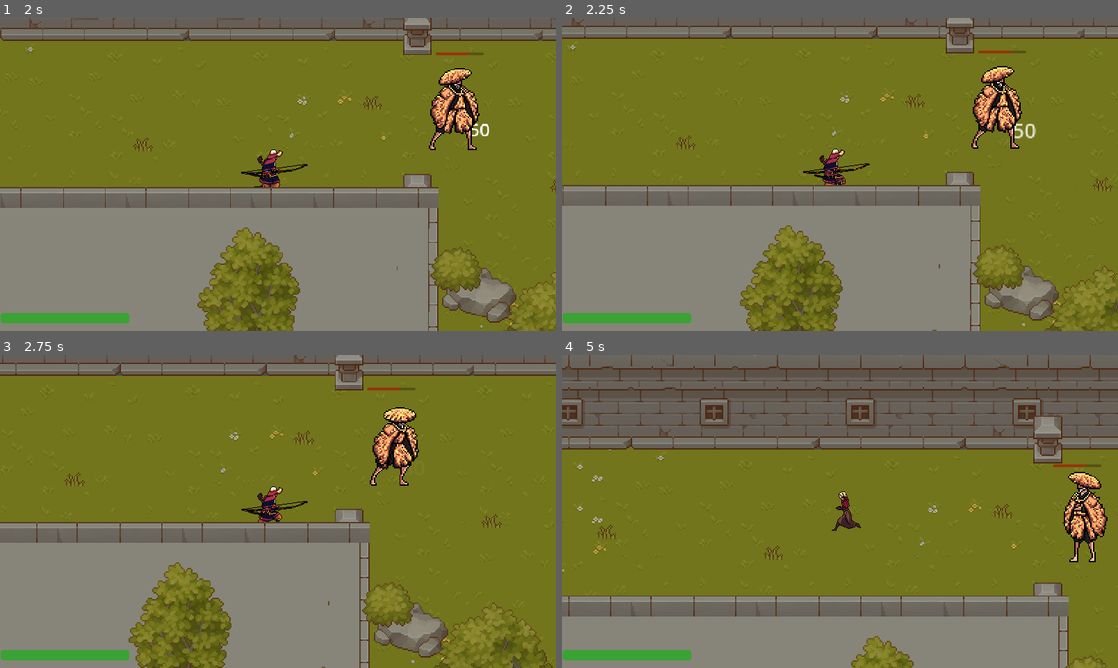
Above: before the commit, frames 1-4 (two rows, left to right).
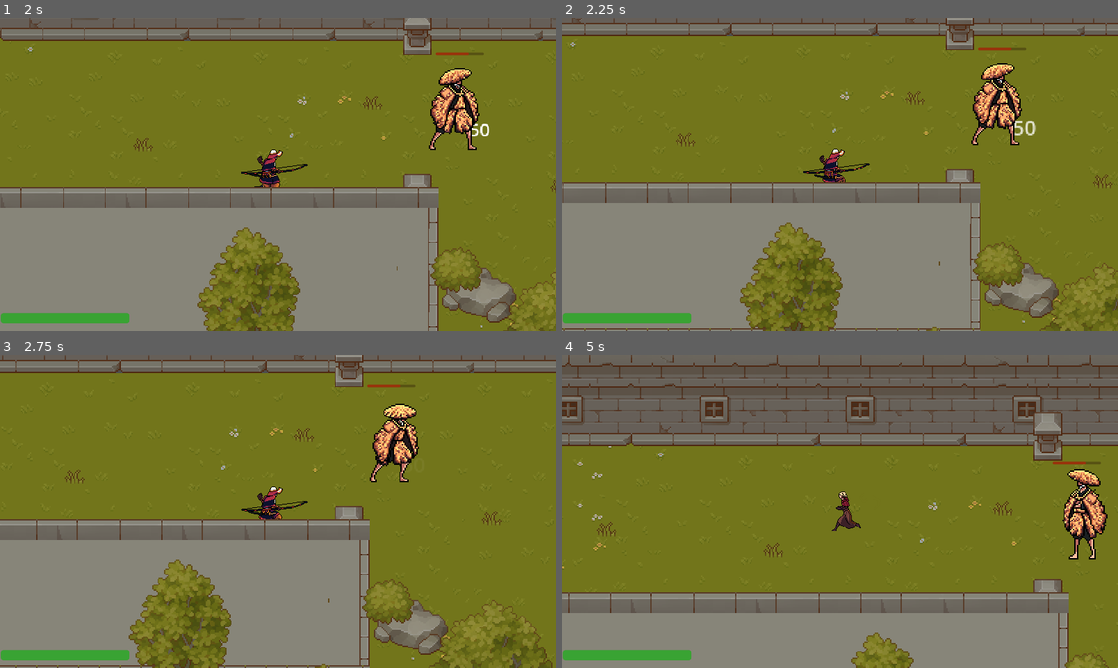
Above: after the commit, the same moments.

Repository: AugustanaCSC380January2024/final-game-jeager
Game: Godot game, scene res://scenes/levels/level_1.tscn
Same seed, same stepped clock (60 frames per second), same inputs: the game is played once before the commit and once after it.
Inputs:
- Up to frame 1 (2 s): tap Space (normal attack) at 0.5, 1.25 s; hold D (move right) 0.53-1.28 s; tap 1 (character 1 selected) at 0.6 s; hold S (move down) from 1.28 s (still down); tap 2 (character 2 selected) at 1.35 s
- Up to frame 2 (2.25 s): release S (move down) at 2.03 s; hold D (move right) from 2.03 s (still down); tap 3 (character 3 selected) at 2.1 s
- Up to frame 3 (2.75 s): keep holding D (move right)
- Up to frame 4 (5 s): release D (move right) at 2.78 s; hold W (move up) 2.78-3.53 s; tap Space (normal attack) at 2.85, 3.5, 4.25 s; hold A (move left) from 3.53 s (still down); tap E (ultimate) at 3.6 s; tap 1 (character 1 selected) at 4.35 s

Frame 1 is identical in both runs. In frame 2, 11% of the frame differs, in the area x 0-100%, y 0-100%; in frame 3, 10%; in frame 4, 12%, in the area x 0-100%, y 2-100%.

Commit message:
fixed the bug with the arrow direction

Diff:
--- a/scenes/attacks/arrow.tscn
+++ b/scenes/attacks/arrow.tscn
@@ -7,7 +7,7 @@
 size = Vector2(17.5, 13)
 
 [node name="arrow" type="Area2D"]
-collision_mask = 3
+collision_mask = 2
 script = ExtResource("1_g01br")
 
 [node name="CollisionShape2D" type="CollisionShape2D" parent="."]
--- a/scenes/levels/level_1.tscn
+++ b/scenes/levels/level_1.tscn
@@ -1,11 +1,10 @@
-[gd_scene load_steps=11 format=3 uid="uid://wae2wvwtw2jd"]
+[gd_scene load_steps=10 format=3 uid="uid://wae2wvwtw2jd"]
 
 [ext_resource type="Script" path="res://scripts/level.gd" id="1_7f6hn"]
 [ext_resource type="PackedScene" uid="uid://cbbnm3cctu4sp" path="res://scenes/enemy/normal enemy/skeleton.tscn" id="2_7wrks"]
 [ext_resource type="PackedScene" uid="uid://dawr3vr60phfb" path="res://scenes/trial level.tscn" id="2_l5by4"]
 [ext_resource type="PackedScene" uid="uid://btpuw4f8qb17n" path="res://scenes/players/miko.tscn" id="3_q1siq"]
 [ext_resource type="PackedScene" uid="uid://8ck7qe1n3awd" path="res://scenes/players/saber.tscn" id="4_jpfrt"]
-[ext_resource type="Script" path="res://scripts/RayCast.gd" id="5_6mwp2"]
 [ext_resource type="PackedScene" uid="uid://n20hkt6h5ost" path="res://scenes/players/hayate.tscn" id="5_8o2p0"]
 [ext_resource type="PackedScene" uid="uid://cvjtbx5vno36k" path="res://scenes/enemy/normal enemy/slime.tscn" id="6_y3iqg"]
 [ext_resource type="PackedScene" uid="uid://uwslpr5x07yc" path="res://scenes/ui/health_bar.tscn" id="8_ptpph"]
@@ -22,12 +21,6 @@
 
 [node name="hayate" parent="." instance=ExtResource("5_8o2p0")]
 position = Vector2(-438, 125)
-
-[node name="RayCast2D" type="RayCast2D" parent="hayate"]
-position = Vector2(39, -18)
-target_position = Vector2(290, -1)
-collision_mask = 2
-script = ExtResource("5_6mwp2")
 
 [node name="miko" parent="." instance=ExtResource("3_q1siq")]
 position = Vector2(561, -1651)
--- a/scenes/levels/level_2.tscn
+++ b/scenes/levels/level_2.tscn
@@ -8,7 +8,6 @@
 [ext_resource type="PackedScene" uid="uid://btpuw4f8qb17n" path="res://scenes/players/miko.tscn" id="4_tvhkt"]
 [ext_resource type="PackedScene" uid="uid://bf8bhot6qwca1" path="res://scenes/other/moon_tower.tscn" id="4_yxx5g"]
 [ext_resource type="PackedScene" uid="uid://uwslpr5x07yc" path="res://scenes/ui/health_bar.tscn" id="5_qyae3"]
-[ext_resource type="Script" path="res://scripts/RayCast.gd" id="7_uktjt"]
 
 [node name="level 2" type="Node2D"]
 y_sort_enabled = true
@@ -40,12 +39,6 @@
 position = Vector2(899, 515)
 collision_mask = 7
 
-[node name="RayCast2D" type="RayCast2D" parent="hayate"]
-position = Vector2(39, -18)
-target_position = Vector2(290, -1)
-collision_mask = 2
-script = ExtResource("7_uktjt")
-
 [node name="miko" parent="." instance=ExtResource("4_tvhkt")]
 position = Vector2(159, -298)
 collision_mask = 7
--- a/scenes/players/hayate.tscn
+++ b/scenes/players/hayate.tscn
@@ -11,6 +11,83 @@
 [ext_resource type="Texture2D" uid="uid://d3k8juap7io40" path="res://assets/Skins/Player skins/Hayate/Shot.png" id="8_cl7id"]
 [ext_resource type="Texture2D" uid="uid://clwbrbu2r1q6n" path="res://assets/Skins/Player skins/Hayate/Walk.png" id="9_155am"]
 [ext_resource type="Texture2D" uid="uid://d0p5t5drcmlmu" path="res://assets/Skins/other/nothing.png" id="11_u1lld"]
+[ext_resource type="Script" path="res://scripts/RayCast.gd" id="12_apc13"]
+
+[sub_resource type="AtlasTexture" id="AtlasTexture_8l7s6"]
+atlas = ExtResource("2_ybkqg")
+region = Rect2(0, 0, 128, 128)
+
+[sub_resource type="AtlasTexture" id="AtlasTexture_k8tvg"]
+atlas = ExtResource("2_ybkqg")
+region = Rect2(128, 0, 128, 128)
+
+[sub_resource type="AtlasTexture" id="AtlasTexture_laanm"]
+atlas = ExtResource("2_ybkqg")
+region = Rect2(256, 0, 128, 128)
+
+[sub_resource type="AtlasTexture" id="AtlasTexture_gn8lw"]
+atlas = ExtResource("2_ybkqg")
+region = Rect2(384, 0, 128, 128)
+
+[sub_resource type="AtlasTexture" id="AtlasTexture_51oqr"]
+atlas = ExtResource("2_ybkqg")
+region = Rect2(512, 0, 128, 128)
+
+[sub_resource type="AtlasTexture" id="AtlasTexture_vws4s"]
+atlas = ExtResource("8_cl7id")
+region = Rect2(0, 0, 128, 128)
+
+[sub_resource type="AtlasTexture" id="AtlasTexture_4v234"]
+atlas = ExtResource("8_cl7id")
+region = Rect2(128, 0, 128, 128)
+
+[sub_resource type="AtlasTexture" id="AtlasTexture_ottyy"]
+atlas = ExtResource("8_cl7id")
+region = Rect2(256, 0, 128, 128)
+
+[sub_resource type="AtlasTexture" id="AtlasTexture_h6bjm"]
+atlas = ExtResource("8_cl7id")
+region = Rect2(384, 0, 128, 128)
+
+[sub_resource type="AtlasTexture" id="AtlasTexture_xwhjp"]
+atlas = ExtResource("8_cl7id")
+region = Rect2(512, 0, 128, 128)
+
+[sub_resource type="AtlasTexture" id="AtlasTexture_o1auc"]
+atlas = ExtResource("8_cl7id")
+region = Rect2(640, 0, 128, 128)
+
+[sub_resource type="AtlasTexture" id="AtlasTexture_7jk15"]
+atlas = ExtResource("8_cl7id")
+region = Rect2(768, 0, 128, 128)
+
+[sub_resource type="AtlasTexture" id="AtlasTexture_tnkww"]
+atlas = ExtResource("8_cl7id")
+region = Rect2(896, 0, 128, 128)
+
+[sub_resource type="AtlasTexture" id="AtlasTexture_ivmxa"]
+atlas = ExtResource("8_cl7id")
+region = Rect2(1024, 0, 128, 128)
+
+[sub_resource type="AtlasTexture" id="AtlasTexture_p6dbg"]
+atlas = ExtResource("8_cl7id")
+region = Rect2(1152, 0, 128, 128)
+
+[sub_resource type="AtlasTexture" id="AtlasTexture_m2unk"]
+atlas = ExtResource("8_cl7id")
+region = Rect2(1280, 0, 128, 128)
+
+[sub_resource type="AtlasTexture" id="AtlasTexture_ibxl2"]
+atlas = ExtResource("8_cl7id")
+region = Rect2(1408, 0, 128, 128)
+
+[sub_resource type="AtlasTexture" id="AtlasTexture_r4qfw"]
+atlas = ExtResource("8_cl7id")
+region = Rect2(1536, 0, 128, 128)
+
+[sub_resource type="AtlasTexture" id="AtlasTexture_e8w3f"]
+atlas = ExtResource("8_cl7id")
+region = Rect2(1664, 0, 128, 128)
 
 [sub_resource type="AtlasTexture" id="AtlasTexture_m7y7a"]
 atlas = ExtResource("1_3ib8e")
@@ -30,82 +107,6 @@
 
 [sub_resource type="AtlasTexture" id="AtlasTexture_1cd0c"]
 atlas = ExtResource("1_3ib8e")
-region = Rect2(512, 0, 128, 128)
-
-[sub_resource type="AtlasTexture" id="AtlasTexture_vws4s"]
-atlas = ExtResource("8_cl7id")
-region = Rect2(0, 0, 128, 128)
-
-[sub_resource type="AtlasTexture" id="AtlasTexture_4v234"]
-atlas = ExtResource("8_cl7id")
-region = Rect2(128, 0, 128, 128)
-
-[sub_resource type="AtlasTexture" id="AtlasTexture_ottyy"]
-atlas = ExtResource("8_cl7id")
-region = Rect2(256, 0, 128, 128)
-
-[sub_resource type="AtlasTexture" id="AtlasTexture_h6bjm"]
-atlas = ExtResource("8_cl7id")
-region = Rect2(384, 0, 128, 128)
-
-[sub_resource type="AtlasTexture" id="AtlasTexture_xwhjp"]
-atlas = ExtResource("8_cl7id")
-region = Rect2(512, 0, 128, 128)
-
-[sub_resource type="AtlasTexture" id="AtlasTexture_o1auc"]
-atlas = ExtResource("8_cl7id")
-region = Rect2(640, 0, 128, 128)
-
-[sub_resource type="AtlasTexture" id="AtlasTexture_7jk15"]
-atlas = ExtResource("8_cl7id")
-region = Rect2(768, 0, 128, 128)
-
-[sub_resource type="AtlasTexture" id="AtlasTexture_tnkww"]
-atlas = ExtResource("8_cl7id")
-region = Rect2(896, 0, 128, 128)
-
-[sub_resource type="AtlasTexture" id="AtlasTexture_ivmxa"]
-atlas = ExtResource("8_cl7id")
-region = Rect2(1024, 0, 128, 128)
-
-[sub_resource type="AtlasTexture" id="AtlasTexture_p6dbg"]
-atlas = ExtResource("8_cl7id")
-region = Rect2(1152, 0, 128, 128)
-
-[sub_resource type="AtlasTexture" id="AtlasTexture_m2unk"]
-atlas = ExtResource("8_cl7id")
-region = Rect2(1280, 0, 128, 128)
-
-[sub_resource type="AtlasTexture" id="AtlasTexture_ibxl2"]
-atlas = ExtResource("8_cl7id")
-region = Rect2(1408, 0, 128, 128)
-
-[sub_resource type="AtlasTexture" id="AtlasTexture_r4qfw"]
-atlas = ExtResource("8_cl7id")
-region = Rect2(1536, 0, 128, 128)
-
-[sub_resource type="AtlasTexture" id="AtlasTexture_e8w3f"]
-atlas = ExtResource("8_cl7id")
-region = Rect2(1664, 0, 128, 128)
-
-[sub_resource type="AtlasTexture" id="AtlasTexture_8l7s6"]
-atlas = ExtResource("2_ybkqg")
-region = Rect2(0, 0, 128, 128)
-
-[sub_resource type="AtlasTexture" id="AtlasTexture_k8tvg"]
-atlas = ExtResource("2_ybkqg")
-region = Rect2(128, 0, 128, 128)
-
-[sub_resource type="AtlasTexture" id="AtlasTexture_laanm"]
-atlas = ExtResource("2_ybkqg")
-region = Rect2(256, 0, 128, 128)
-
-[sub_resource type="AtlasTexture" id="AtlasTexture_gn8lw"]
-atlas = ExtResource("2_ybkqg")
-region = Rect2(384, 0, 128, 128)
-
-[sub_resource type="AtlasTexture" id="AtlasTexture_51oqr"]
-atlas = ExtResource("2_ybkqg")
 region = Rect2(512, 0, 128, 128)
 
 [sub_resource type="AtlasTexture" id="AtlasTexture_cual3"]
@@ -546,7 +547,7 @@
 frame = 10
 
 [node name="CollisionShape2D" type="CollisionShape2D" parent="."]
-position = Vector2(-4, 1)
+position = Vector2(-7, -6)
 shape = SubResource("CapsuleShape2D_82ty8")
 
 [node name="ultimate" type="AnimatedSprite2D" parent="."]
@@ -563,6 +564,7 @@
 position = Vector2(-3, 1)
 
 [node name="damage_hit_box" type="Area2D" parent="."]
+position = Vector2(4, 0)
 collision_mask = 2
 
 [node name="hitbox" type="CollisionShape2D" parent="damage_hit_box"]
@@ -572,3 +574,9 @@
 
 [node name="arrow_spawn_position" type="Marker2D" parent="."]
 position = Vector2(39, -18)
+
+[node name="RayCast2D" type="RayCast2D" parent="."]
+position = Vector2(39, -18)
+target_position = Vector2(236, 0)
+collision_mask = 2
+script = ExtResource("12_apc13")
--- a/scripts/attacks/arrow.gd
+++ b/scripts/attacks/arrow.gd
@@ -12,6 +12,7 @@
 func _physics_process(delta):
 	position.x += delta * arrow_speed
 
+
 func _on_timer_timeout():
 	queue_free()
 
@@ -25,6 +26,7 @@
 	if val < 0:
 		arrow_speed = -arrow_speed
 		sprite.flip_h = true
+		$CollisionShape2D.position *= -1
 	else:
 		arrow_speed = abs(arrow_speed)
 		sprite.flip_h = false
--- a/scripts/level.gd
+++ b/scripts/level.gd
@@ -55,7 +55,6 @@
 	new_arrow.change_arrow_direction(arrow_direction)
 	new_arrow.global_position = arrow_spawn_location.global_position
 
-
 func _on_ray_cast_2d_enemy_detected():
 	$CanvasLayer/press_shoot_label.visible = true
 
--- a/scripts/player.gd
+++ b/scripts/player.gd
@@ -51,14 +51,14 @@
 			if !is_right:
 				flip_sprites(false)
 				if name == "hayate":
-					$arrow_spawn_position.position *= -1
+					$arrow_spawn_position.position.x *= -1
 					arrow_direction = 1
 			is_right = true
 		else:
 			if is_right:
 				flip_sprites(true)
 				if name == "hayate":
-					$arrow_spawn_position.position *= -1
+					$arrow_spawn_position.position.x *= -1
 					arrow_direction = -1
 			is_right = false
 		animated_sprite.flip_h = (left_right_direction == -1)
@@ -98,7 +98,7 @@
 		if (animated_sprite.animation == "hurt" or animated_sprite.animation == "dead"):
 			damage_taken.visible = false
 		if "attack" in animated_sprite.animation:
-			if get_name() == "hayate":
+			if get_name() == "hayate" and animated_sprite.animation == "attack 1":
 				shoot_arrow.emit(arrow_direction)
 			else:
 				for body in bodies_in_damage_box:
@@ -114,6 +114,9 @@
 	damage_hitbox_collision_box.position.x = damage_hitbox_collision_box.position.x * -1
 	ultimate.position.x = ultimate.position.x * -1
 	ultimate.flip_h = flag
+	if name == "hayate":
+		$RayCast2D.position.x *= -1
+		$RayCast2D.target_position *= -1
 
 func take_damage(damage):
 	if alive:
Not shown: 1 places in scenes/levels/level_2.tscn that only renumber resources
Not shown: 3 places in scenes/players/hayate.tscn that only renumber resources
